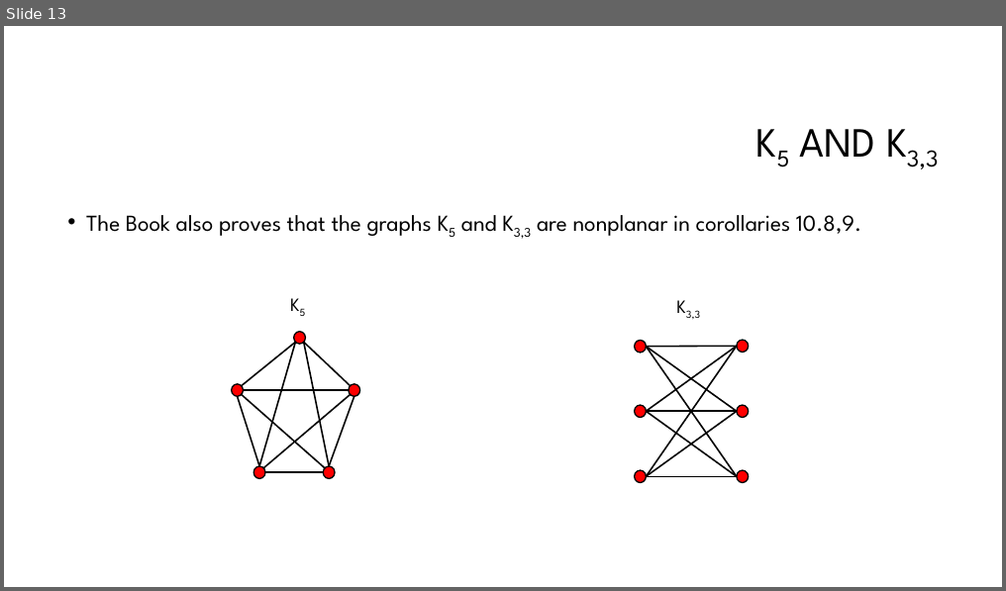
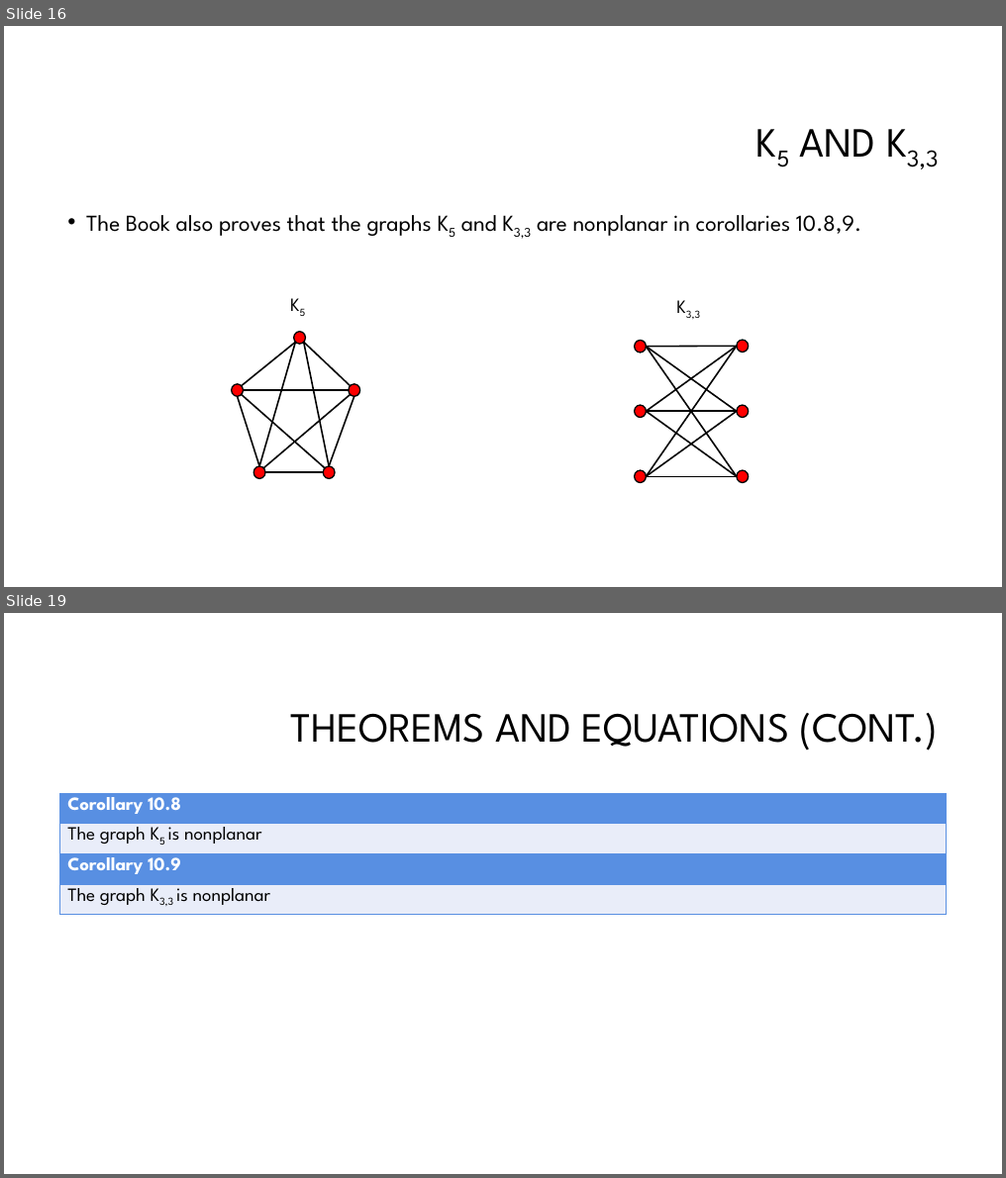
Before and after one commit to HylianAdventurer/Jarons-CSC591-Playground, a slide deck: Topic 3 - Planar and Nonplanar graphs/Presentations/Chapter 10.1 - The Euler Identity.pptx. Shown one above the other, each under a label of ours: slide 13 before the commit, slides 16 and 19 after it; the slides between them are not shown. The pictures are 1006x591 and 1006x1178 pixels, drawn with LibreOffice and Linux fonts; fonts in the diff are those of the drawing; background and template pictures are left out. Boxes give left, top, right and bottom in pixels: in the first picture for what was removed or moved away, otherwise in the second. Text is boxed around its words. In the diff, an @@ line names an element or a change of style, - is before the commit and + after.

```diff
--- a/Topic 3 - Planar and Nonplanar graphs/Presentations/Chapter 10.1 - The Euler Identity.pptx
+++ b/Topic 3 - Planar and Nonplanar graphs/Presentations/Chapter 10.1 - The Euler Identity.pptx
@@ slide 19 added at (4,613,1002,1174), background #FFFFFF @@
@@ title added at (291,713,938,751), 40 pt, text #000000 @@
+THEOREMS AND EQUATIONS (CONT.)
@@ table added at (60,793,945,854), 2 rows, 1 columns @@
+Corollary 10.8
+The graph K5 is nonplanar
@@ table added at (60,854,945,915), 2 rows, 1 columns @@
+Corollary 10.9
+The graph K3,3 is nonplanar
@@ what was slide 13 is now slide 16 @@
```
Also in this commit, not shown: 2 slides changed, 5 other slides added.
